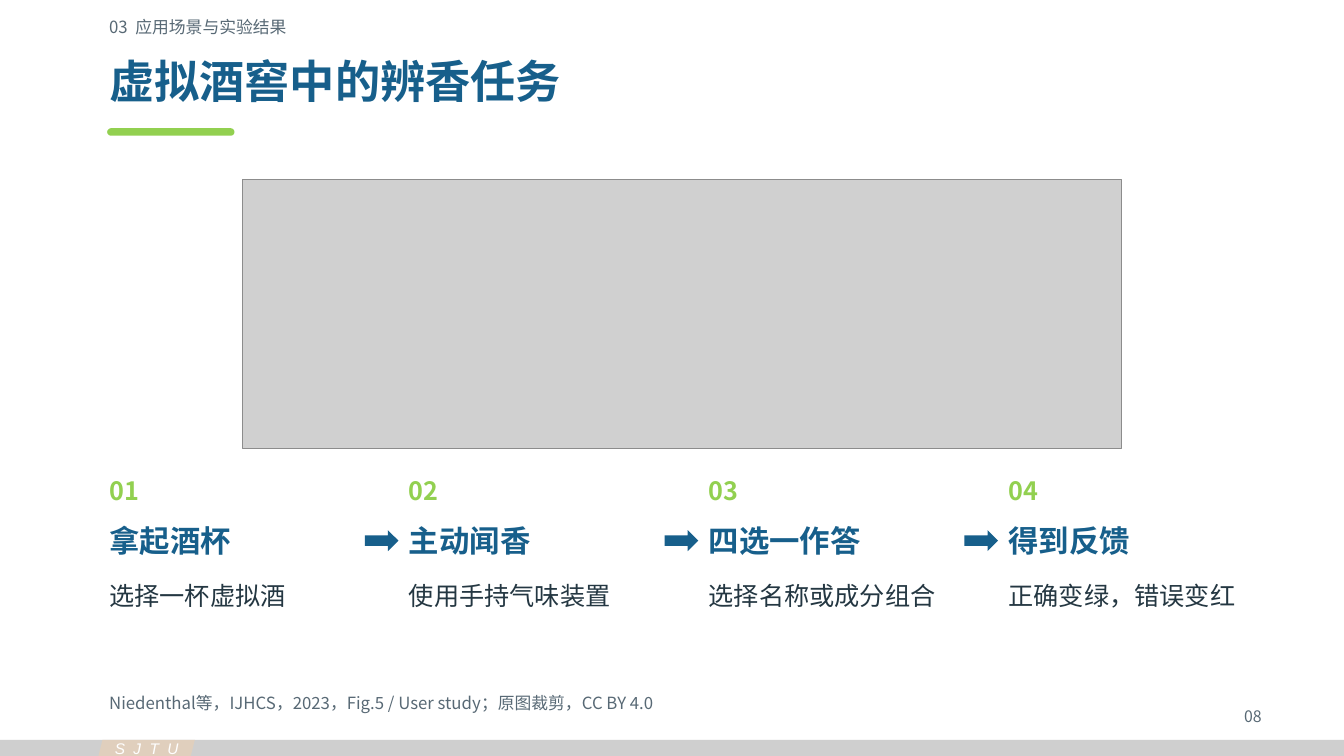
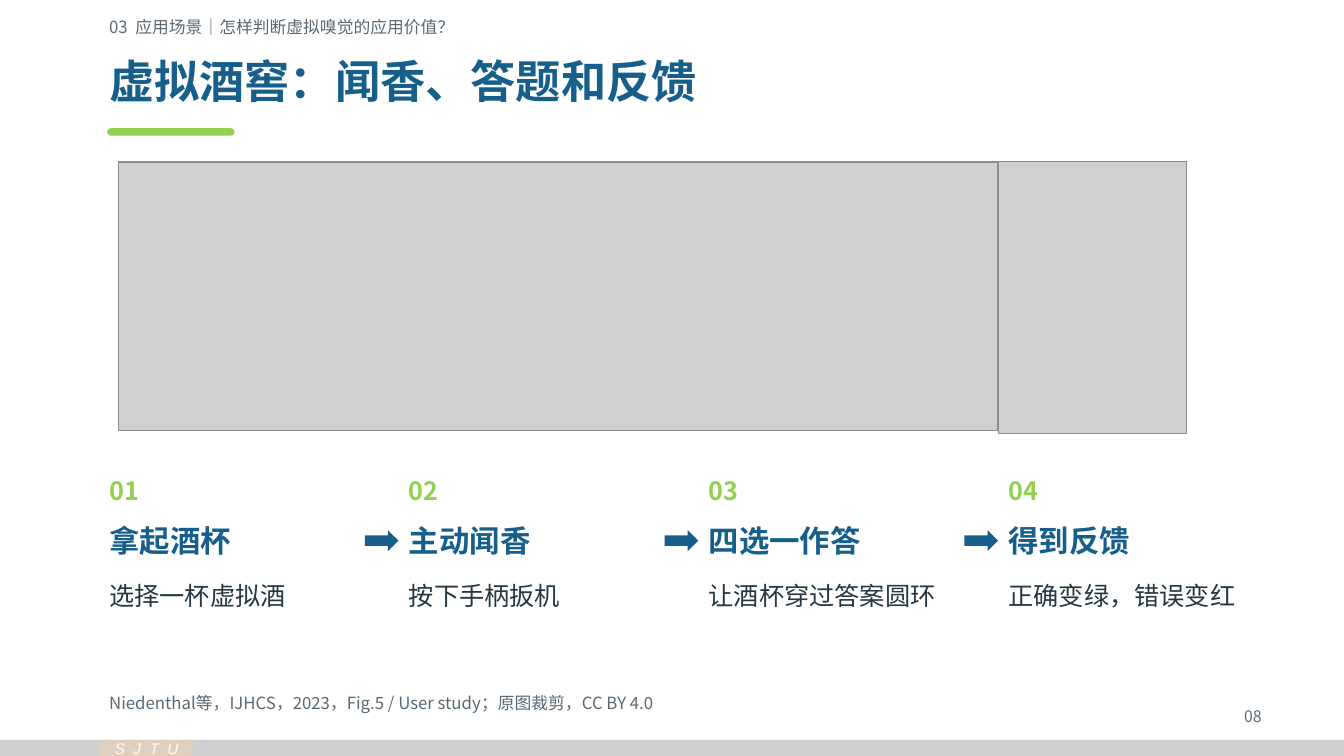
Before and after one commit to Cyh29hao/sjtu-olfaction-vr-2026, a slide deck: slide 8 of release/v3/olfaction-vr-v3.pptx. Drawn at 1344x756 pixels with LibreOffice and Linux fonts; fonts in the diff are those of the drawing; grey boxes stand for pictures. Boxes give left, top, right and bottom in pixels: in the first picture for what was removed or moved away, otherwise in the second. Text is boxed around its words. In the diff, an @@ line names an element or a change of style, - is before the commit and + after.

```diff
--- a/release/v3/olfaction-vr-v3.pptx
+++ b/release/v3/olfaction-vr-v3.pptx
@@ text at (109, 18, 454, 35): text changed @@
-03 应用场景与实验结果
+03 应用场景｜怎样判断虚拟嗅觉的应用价值？
@@ text at (109, 59, 696, 103): text changed @@
-虚拟酒窖中的辨香任务
+虚拟酒窖：闻香、答题和反馈
@@ picture: place and size @@
-picture at (243, 179, 1122, 449)
+picture at (119, 162, 998, 432)
@@ picture added at (998, 162, 1187, 434) @@
@@ text at (409, 583, 560, 607): text changed @@
-使用手持气味装置
+按下手柄扳机
@@ text at (709, 584, 936, 607): text changed @@
-选择名称或成分组合
+让酒杯穿过答案圆环
```
Also in this commit, not shown: 13 other slides changed, 1 slide added, 19 other files.
